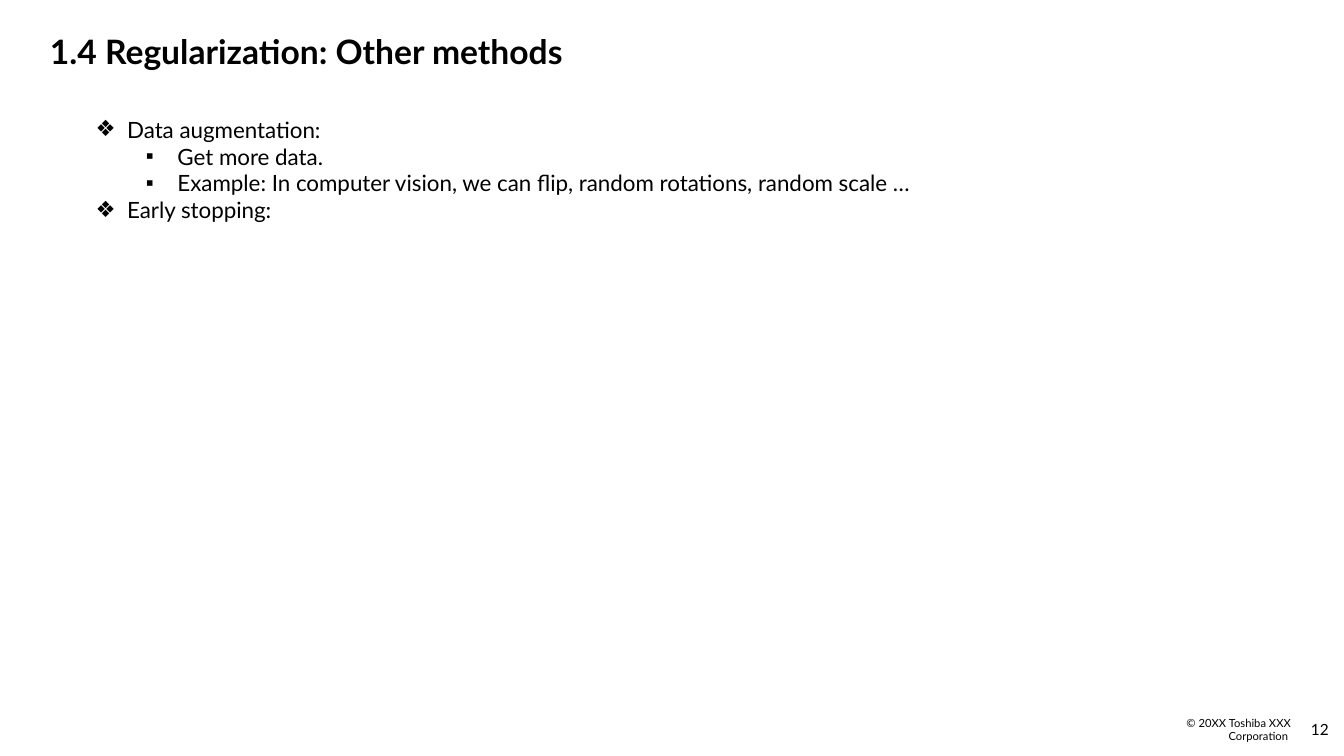
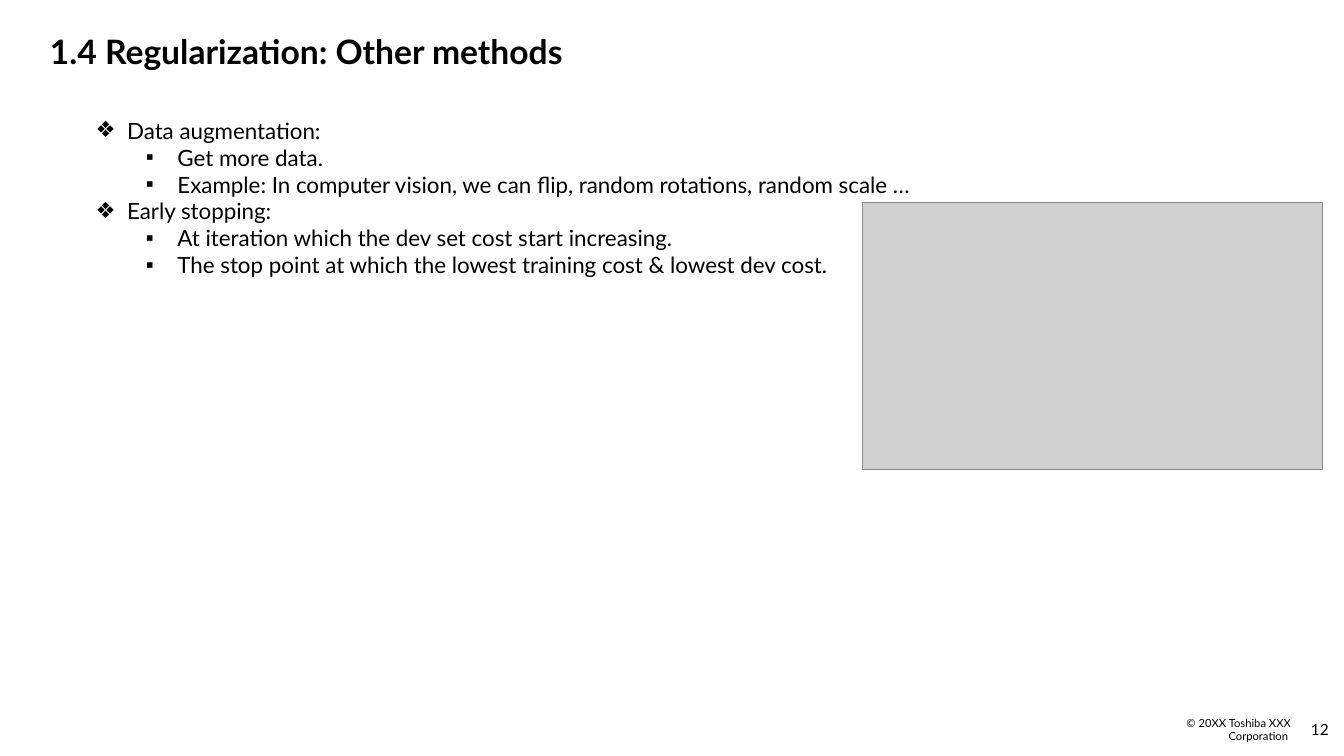
Before and after one commit to Doan-Nguyen/Coursera, a slide deck: slide 13 of Improving Deep Neural Network - Report - Course 2.pptx. Drawn at 1344x756 pixels with LibreOffice and Linux fonts; fonts in the diff are those of the drawing; grey boxes stand for pictures; background and template pictures are left out. Boxes give left, top, right and bottom in pixels: in the first picture for what was removed or moved away, otherwise in the second. Text is boxed around its words. In the diff, an @@ line names an element or a change of style, - is before the commit and + after.

```diff
--- a/Improving Deep Neural Network - Report - Course 2.pptx
+++ b/Improving Deep Neural Network - Report - Course 2.pptx
@@ picture added at [863,203,1323,470] @@
@@ text at [177,229,827,277]: paragraphs added @@
+    ▪ At iteration which the dev set cost start increasing.
+    ▪ The stop point at which the lowest training cost & lowest dev cost.
```
Also in this commit, not shown: 7 other slides changed, 8 slides added, 1 slide removed.
